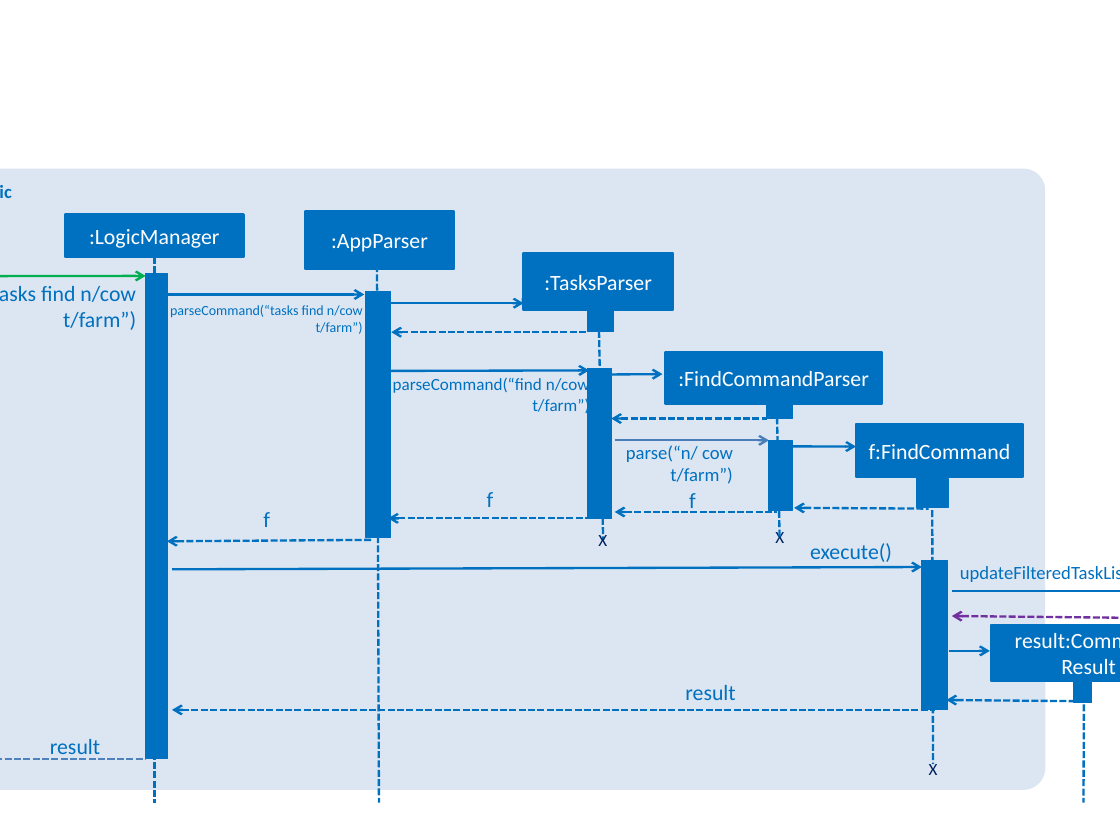
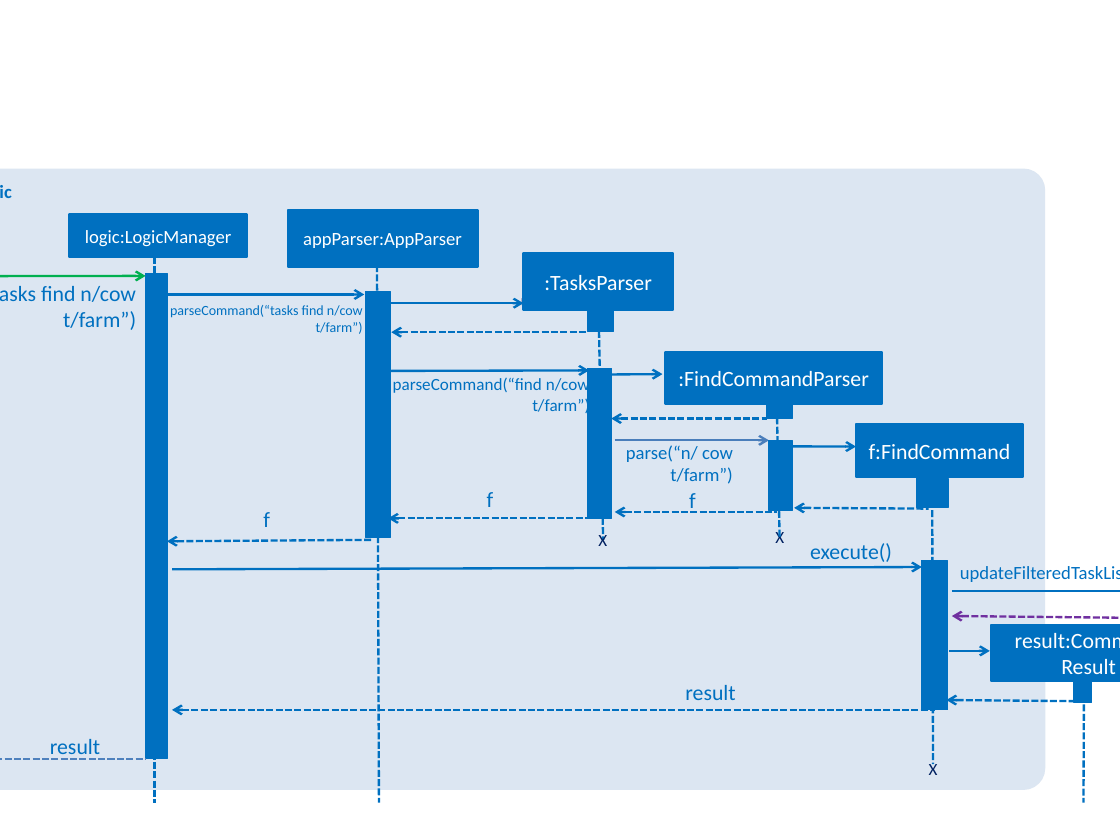
Before and after one commit to CS2103-AY1819S1-T09-1/main, a slide deck: slide 2 of docs/diagrams/TaskListFindSequenceDiagram.pptx. Drawn at 1120x840 pixels with LibreOffice and Linux fonts; fonts in the diff are those of the drawing. Boxes give left, top, right and bottom in pixels: in the first picture for what was removed or moved away, otherwise in the second. Text is boxed around its words. In the diff, an @@ line names an element or a change of style, - is before the commit and + after.

Commit message:
Add instance names to AppParser and LogicManager

```diff
--- a/docs/diagrams/TaskListFindSequenceDiagram.pptx
+++ b/docs/diagrams/TaskListFindSequenceDiagram.pptx
@@ rectangle "appParser:AppParser": place and size @@
-rectangle "appParser:AppParser" at (305, 212, 454, 269)
+rectangle "appParser:AppParser" at (288, 209, 477, 267)
@@ rectangle "logic:LogicManager": place and size @@
-rectangle "logic:LogicManager" at (65, 215, 243, 258)
+rectangle "logic:LogicManager" at (69, 214, 248, 256)
@@ text in rectangle at (85, 230, 232, 247): text changed; size 14 to 12 pt @@
-:LogicManager
+logic:LogicManager
@@ text in rectangle at (303, 233, 462, 248): text changed; size 14 to 12 pt @@
-:AppParser
+appParser:AppParser
```
Also in this commit, not shown: 1 other slide changed, 2 other files.
